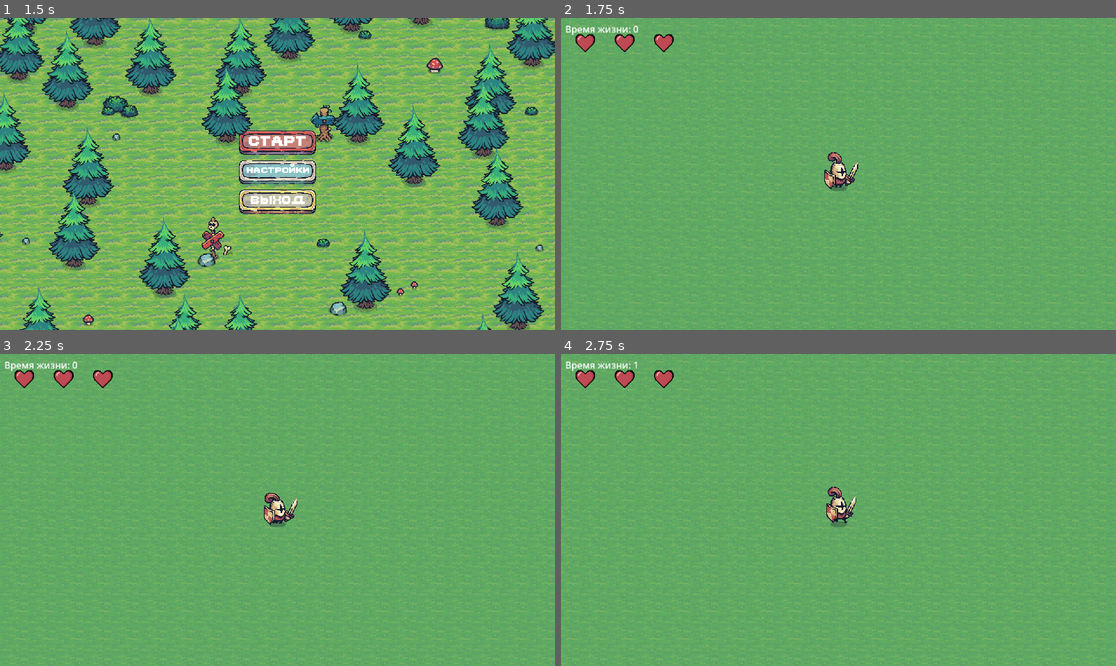
Above: before the commit, frames 1-4 (two rows, left to right).
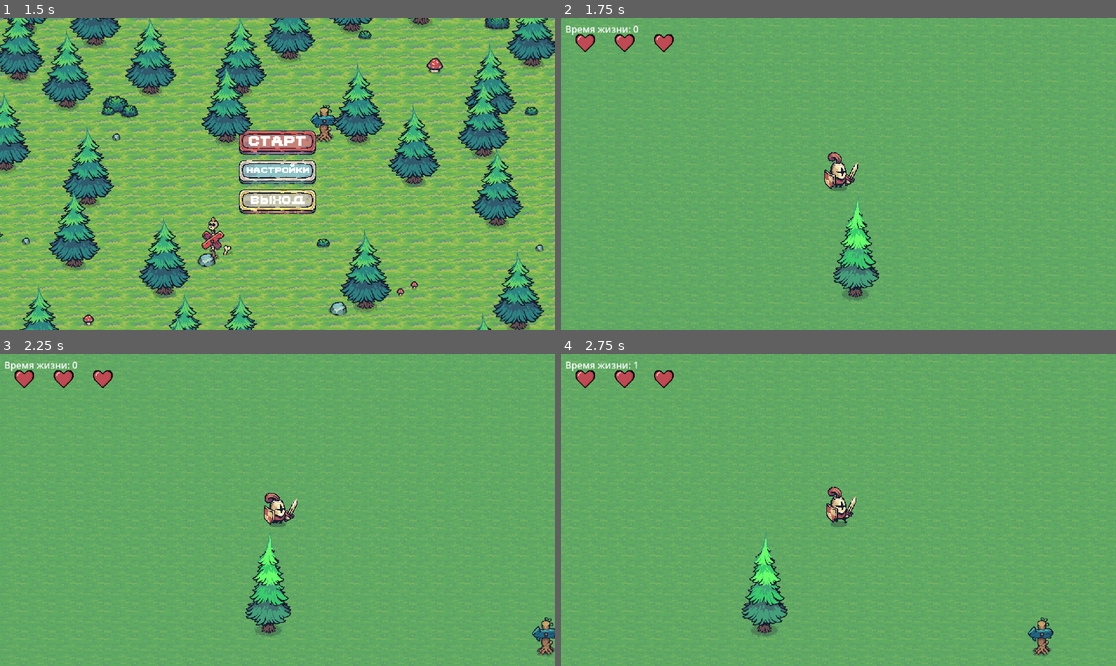
Above: after the commit, the same moments.

Repository: darkicestormteam/Fgame
Game: Godot game, scene res://scenes/mainmenu.tscn
The game is run twice, just before and just after one commit, with the same random seed, the same clock (stepped at 60 frames per second) and the same inputs.
Inputs:
- Up to frame 1 (1.5 s): click "старт" at 0.5 s; click "старт" at 1.25 s
- Up to frame 2 (1.75 s): no input
- Up to frame 3 (2.25 s): hold D (move_right) from 2.03 s (still down)
- Up to frame 4 (2.75 s): keep holding D (move_right)

Frame 1 is identical in both runs. In frame 2, 1.4% of the frame differs, in the area x 49-58%, y 57-91%; in frame 3, 1.7%, in the area x 44-100%, y 57-97%; in frame 4, 1.7%.

Commit message:
ауца

Diff:
--- a/scenes/Tree/stolb2.tscn
+++ b/scenes/Tree/stolb2.tscn
@@ -1,11 +1,15 @@
-[gd_scene load_steps=3 format=3 uid="uid://lckt3n3t6w2e"]
+[gd_scene load_steps=4 format=3 uid="uid://lckt3n3t6w2e"]
 
 [ext_resource type="Texture2D" uid="uid://d3x0xfquldpp" path="res://Tiny Swords (Update 010)/Deco/17.png" id="1_e73na"]
 
-[sub_resource type="CircleShape2D" id="CircleShape2D_avsvi"]
-radius = 7.0
+[sub_resource type="PhysicsMaterial" id="PhysicsMaterial_e73na"]
+friction = 0.0
+
+[sub_resource type="RectangleShape2D" id="RectangleShape2D_e73na"]
+size = Vector2(10, 10)
 
 [node name="Stolb" type="StaticBody2D"]
+physics_material_override = SubResource("PhysicsMaterial_e73na")
 
 [node name="Sprite2D" type="Sprite2D" parent="."]
 z_index = 1
@@ -14,5 +18,6 @@
 offset = Vector2(0, -50)
 
 [node name="CollisionShape2D" type="CollisionShape2D" parent="."]
-position = Vector2(0, 28)
-shape = SubResource("CircleShape2D_avsvi")
+position = Vector2(0, 22)
+rotation = 0.785398
+shape = SubResource("RectangleShape2D_e73na")
--- a/scenes/Tree/tree1.tscn
+++ b/scenes/Tree/tree1.tscn
@@ -67,15 +67,18 @@
 "speed": 10.0
 }]
 
-[sub_resource type="CircleShape2D" id="CircleShape2D_avsvi"]
+[sub_resource type="CircleShape2D" id="CircleShape2D_vkyjv"]
 radius = 7.0
 
 [node name="Tree" instance=ExtResource("1_4diw5")]
 
 [node name="AnimatedSprite2D" parent="." index="0"]
-sprite_frames = SubResource("SpriteFrames_si864")
+position = Vector2(0, -8)
+sprite_frames = SubResource("SpriteFrames_vkyjv")
 frame = 0
-frame_progress = 0.623909
+frame_progress = 0.0
 
 [node name="CollisionShape2D" parent="." index="1"]
-shape = SubResource("CircleShape2D_avsvi")
+z_index = 4
+position = Vector2(0, 22)
+shape = SubResource("CircleShape2D_vkyjv")
--- a/scenes/game.tscn
+++ b/scenes/game.tscn
@@ -676,7 +676,7 @@
 
 [node name="Objects" type="TileMapLayer" parent="TileMap"]
 y_sort_enabled = true
-tile_map_data = PackedByteArray("AAAaAHsAAAAAAAAACAAKAIMAAAA …(2528 unchanged characters)… AAAAAAgAGACwAAAAAAAAAAgAHACwAAAAAAAAAAgA=")
+tile_map_data = PackedByteArray("AAAaAHsAAAAAAAAACAAKAIMAAAA …(2528 unchanged characters)… AAAAAAgAGACwAAAAAAAAAAgAHACwAAAAAAAAAAgALAC8AAAAAAAAAAQAJACoAAAAAAAAAAQADACEAAAAAAAAAAQANACIAAAAAAAAAEAA=")
 tile_set = SubResource("TileSet_u5sy4")
 
 [node name="Decor" type="TileMapLayer" parent="TileMap"]
--- a/script/enemy.gd
+++ b/script/enemy.gd
@@ -21,7 +21,6 @@
 var original_modulate: Color = Color.WHITE
 
 func _ready() -> void:
-	# Добавляем в группу "Enemy" с большой буквы, чтобы совпадать с проверкой в player.gd и сценой
 	add_to_group("Enemy")
 	_player = get_tree().get_first_node_in_group("player")
 	if _player == null:
@@ -35,7 +34,7 @@
 func knockback(direction: Vector2, distance: float) -> void:
 	velocity = direction * distance
 	is_knockedback = true
-	knockback_timer = 0.15  # Длительность отталкивания в секундах
+	knockback_timer = 0.15
 
 func take_damage(amount: int) -> void:
 	health -= amount
@@ -53,7 +52,6 @@
 			is_flashing = false
 			animated_sprite.modulate = original_modulate
 		else:
-			# Мигаем красным и белым
 			var flash_state = int(flash_timer / flash_interval) % 2
 			if flash_state == 0:
 				animated_sprite.modulate = Color.RED
@@ -77,56 +75,86 @@
 
 	# Проверяем дистанцию до игрока
 	if distance_to_player <= attack_distance:
-		# Если еще не атакуем, начинаем атаку
 		if not is_attacking:
 			is_attacking = true
 			animated_sprite.play("attack")
-		# Останавливаем движение во время атаки
 		velocity = Vector2.ZERO
-		# Не меняем направление спрайта во время атаки
 		return
 
-	# Если игрок вне зоны атаки и мы не в процессе атаки, продолжаем движение
+	# Логика движения
 	if not is_attacking:
 		var direction: Vector2 = (_player.global_position - global_position).normalized()
 
-		velocity = direction * speed
+		# Запоминаем желаемое направление для анимации и логики
+		var desired_velocity = direction * speed
 
-		if velocity.x > 0:
+		if desired_velocity.x > 0:
 			animated_sprite.flip_h = false
 			attack_area.scale.x = abs(attack_area.scale.x)
-		elif velocity.x < 0:
+		elif desired_velocity.x < 0:
 			animated_sprite.flip_h = true
 			attack_area.scale.x = -abs(attack_area.scale.x)
 
-	move_and_slide()
+		velocity = desired_velocity
 
-	if not is_attacking and velocity.length_squared() > 1.0:
-		if animated_sprite.animation != "walk":
-			animated_sprite.play("walk")
-	elif not is_attacking:
-		if animated_sprite.animation != "idle":
-			animated_sprite.play("idle")
+		# Первый проход физики
+		move_and_slide()
+
+		# --- УЛУЧШЕННАЯ ЛОГИКА СКОЛЬЖЕНИЯ ---
+		# Если произошло столкновение
+		if get_slide_collision_count() > 0:
+			var collision = get_slide_collision(0)
+			var normal = collision.get_normal()
+
+			# Получаем оставшуюся скорость после удара о стену (она обычно гасится движком)
+			# Но мы хотим заставить врага скользить вдоль стены активно
+			var tangent = -normal.orthogonal() # Вектор вдоль стены
+
+			# Определяем, в какую сторону вдоль стены выгоднее идти (к игроку)
+			var to_player = (_player.global_position - global_position).normalized()
+
+			# Если касательная направлена от игрока, разворачиваем её
+			if tangent.dot(to_player) < 0:
+				tangent = -tangent
+
+			# ХИТРОСТЬ: Мы смешиваем исходное желание идти к игроку и скольжение.
+			# Это предотвращает "прилипание", так как мы не ждем полной остановки.
+			# Проекция желаемой скорости на касательную
+			var slide_speed = desired_velocity.dot(tangent)
+
+			# Если проекция положительная (мы хотим двигаться вдоль стены к игроку)
+			if slide_speed > 0:
+				# Принудительно задаем скорость скольжения.
+				# Умножаем на 1.05, чтобы быть чуть быстрее обычного трения, пробивая застревание
+				velocity = tangent * slide_speed * 1.05
+
+				# Второй проход физики для применения нового вектора сразу же
+				move_and_slide()
+
+	# Анимация
+	if not is_attacking:
+		if velocity.length_squared() > 1.0:
+			if animated_sprite.animation != "walk":
+				animated_sprite.play("walk")
+		else:
+			if animated_sprite.animation != "idle":
+				animated_sprite.play("idle")
 
 func _on_frame_changed() -> void:
 	if animated_sprite.animation == "attack":
 		var current_frame = animated_sprite.frame
-		# Включаем коллизию на указанном кадре (настраивается в инспекторе)
 		if current_frame == attack_collision_start_frame:
 			attack_area.monitoring = true
-			# Воспроизводим звук атаки с разной тональностью
 			if attack_sound and not attack_sound.playing:
 				last_pitch = randf_range(0.9, 1.2)
 				attack_sound.pitch_scale = last_pitch
 				attack_sound.play()
-		# Выключаем коллизию после указанного кадра (настраивается в инспекторе)
 		elif current_frame >= attack_collision_end_frame:
 			attack_area.monitoring = false
 			is_attacking = false
 
 func _on_attack_body_entered(body: Node2D) -> void:
 	if body.is_in_group("player"):
-		# Вызываем метод получения урона у игрока
 		body.take_damage()
 
 func _on_animation_finished() -> void:
Not shown: 1 places in scenes/Tree/tree1.tscn that only renumber resources
